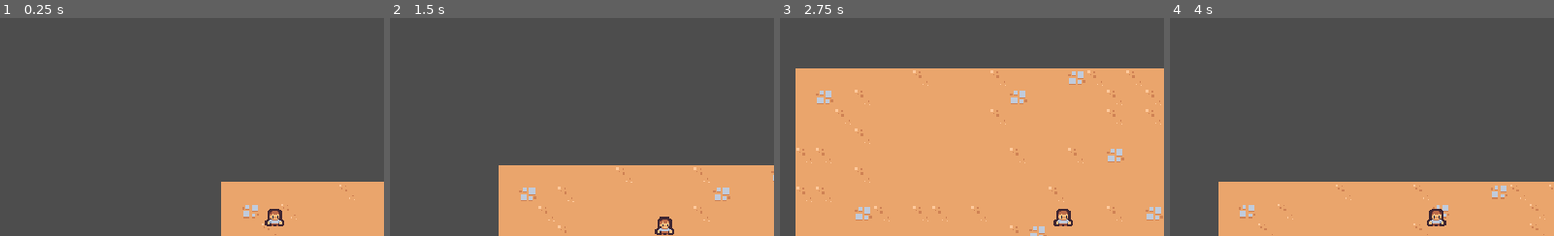
Above: before the commit, frames 1-4 (left to right).
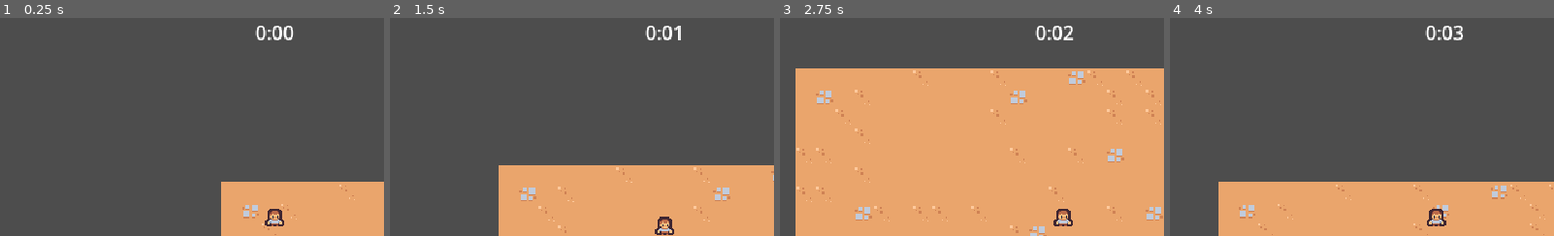
Above: after the commit, the same moments.

Repository: TinyTakinTeller/FirstGodotProject
Game: Godot game, scene res://scenes/main/main.tscn
Same seed, same stepped clock (60 frames per second), same inputs: the game is played once before the commit and once after it.
Inputs:
- Up to frame 1 (0.25 s): no input
- Up to frame 2 (1.5 s): tap Enter at 0.5 s; hold Right (move_right) 0.53-1.28 s; hold Down (move_down) from 1.28 s (still down)
- Up to frame 3 (2.75 s): release Down (move_down) at 2.03 s; hold Right (move_right) from 2.03 s (still down)
- Up to frame 4 (4 s): release Right (move_right) at 2.78 s; hold Up (move_up) 2.78-3.53 s; hold Left (move_left) from 3.53 s (still down)
The pictures show only the part of the screen within x 14-64%, y 2-52%; the shares and areas given below are measured in that part.

The runs differ from the first frame. In frame 1, 0.4% of the frame differs, in the area x 66-77%, y 3-11%; in frame 2, 0.3%; in frame 3, 0.3%; in frame 4, 0.4%.

Commit message:
chapter 2.9 | timer UI

Diff:
--- a/scenes/basic_enemy/basic_enemy.gd
+++ b/scenes/basic_enemy/basic_enemy.gd
@@ -21,5 +21,5 @@
 	return Vector2.ZERO
 
 
-func on_entered(hitbox: Area2D) -> void:
+func on_entered(_hitbox: Area2D) -> void:
 	self.queue_free()
--- a/scenes/main/main.tscn
+++ b/scenes/main/main.tscn
@@ -1,13 +1,22 @@
-[gd_scene load_steps=5 format=3 uid="uid://o7b72hn4d3ef"]
+[gd_scene load_steps=7 format=3 uid="uid://o7b72hn4d3ef"]
 
 [ext_resource type="TileSet" uid="uid://dvbs3ye5sj3wq" path="res://resources/tileset.tres" id="1_4n1tn"]
-[ext_resource type="PackedScene" uid="uid://dt5dthdadn0kj" path="res://scenes/manager/enemy_manager.tscn" id="1_jx2sw"]
+[ext_resource type="PackedScene" uid="uid://dc5d04x1libu1" path="res://scenes/manager/arena_time_manager/arena_time_manager.tscn" id="1_b03w8"]
+[ext_resource type="PackedScene" uid="uid://bo3wx06i08qc" path="res://scenes/ui/arena_time_ui/arena_time_ui.tscn" id="1_is76a"]
+[ext_resource type="PackedScene" uid="uid://dt5dthdadn0kj" path="res://scenes/manager/enemy_manager/enemy_manager.tscn" id="1_jx2sw"]
 [ext_resource type="PackedScene" uid="uid://7u5tog6k4j5t" path="res://scenes/player/player.tscn" id="1_sjfq2"]
 [ext_resource type="PackedScene" uid="uid://b6t4tcqfsn5q0" path="res://scenes/game_camera/game_camera.tscn" id="3_agt7c"]
 
 [node name="Main" type="Node"]
 
-[node name="EnemyManager" parent="." instance=ExtResource("1_jx2sw")]
+[node name="ArenaTimeUI" parent="." node_paths=PackedStringArray("arena_time_manager") instance=ExtResource("1_is76a")]
+arena_time_manager = NodePath("../Manager/ArenaTimeManager")
+
+[node name="Manager" type="Node" parent="."]
+
+[node name="ArenaTimeManager" parent="Manager" instance=ExtResource("1_b03w8")]
+
+[node name="EnemyManager" parent="Manager" instance=ExtResource("1_jx2sw")]
 
 [node name="Camera2D" parent="." instance=ExtResource("3_agt7c")]
 
--- /dev/null
+++ b/scenes/manager/arena_time_manager/arena_time_manager.gd
@@ -0,0 +1,7 @@
+extends Node
+
+@onready var timer: Timer = $Timer
+
+
+func get_time() -> float:
+	return self.timer.wait_time - self.timer.time_left
--- /dev/null
+++ b/scenes/manager/arena_time_manager/arena_time_manager.tscn
@@ -0,0 +1,11 @@
+[gd_scene load_steps=2 format=3 uid="uid://dc5d04x1libu1"]
+
+[ext_resource type="Script" path="res://scenes/manager/arena_time_manager/arena_time_manager.gd" id="1_4c03r"]
+
+[node name="ArenaTimeManager" type="Node"]
+script = ExtResource("1_4c03r")
+
+[node name="Timer" type="Timer" parent="."]
+wait_time = 60.0
+one_shot = true
+autostart = true
--- a/scenes/manager/enemy_manager.tscn
+++ b/scenes/manager/enemy_manager/enemy_manager.tscn
@@ -1,6 +1,6 @@
 [gd_scene load_steps=3 format=3 uid="uid://dt5dthdadn0kj"]
 
-[ext_resource type="Script" path="res://scenes/manager/enemy_manager.gd" id="1_w16j7"]
+[ext_resource type="Script" path="res://scenes/manager/enemy_manager/enemy_manager.gd" id="1_w16j7"]
 [ext_resource type="PackedScene" uid="uid://5nvw1i856kr3" path="res://scenes/basic_enemy/basic_enemy.tscn" id="2_pn3wo"]
 
 [node name="EnemyManager" type="Node"]
--- /dev/null
+++ b/scenes/ui/arena_time_ui/arena_time_ui.gd
@@ -0,0 +1,19 @@
+extends CanvasLayer
+
+@export var arena_time_manager: Node
+@onready var label: Label = $MarginContainer/Label
+
+
+# Called every frame. 'delta' is the elapsed time since the previous frame.
+func _process(_delta):
+	if self.arena_time_manager == null:
+		return
+
+	var time_elapsed: float = self.arena_time_manager.get_time()
+	self.label.text = format(time_elapsed)
+
+
+func format(seconds: float) -> String:
+	var minute_part: int = floor(seconds / 60)
+	var second_part: int = floor(seconds - minute_part * 60)
+	return str(minute_part) + ":" + "%02d" % second_part
--- /dev/null
+++ b/scenes/ui/arena_time_ui/arena_time_ui.tscn
@@ -0,0 +1,22 @@
+[gd_scene load_steps=2 format=3 uid="uid://bo3wx06i08qc"]
+
+[ext_resource type="Script" path="res://scenes/ui/arena_time_ui/arena_time_ui.gd" id="1_hs4e7"]
+
+[node name="ArenaTimeUI" type="CanvasLayer"]
+script = ExtResource("1_hs4e7")
+
+[node name="MarginContainer" type="MarginContainer" parent="."]
+anchors_preset = 15
+anchor_right = 1.0
+anchor_bottom = 1.0
+grow_horizontal = 2
+grow_vertical = 2
+mouse_filter = 2
+theme_override_constants/margin_top = 8
+
+[node name="Label" type="Label" parent="MarginContainer"]
+layout_mode = 2
+size_flags_horizontal = 4
+size_flags_vertical = 0
+text = "Time
+"
Renamed: scenes/manager/enemy_manager.gd -> scenes/manager/enemy_manager/enemy_manager.gd
Not shown, changed: readme.md
